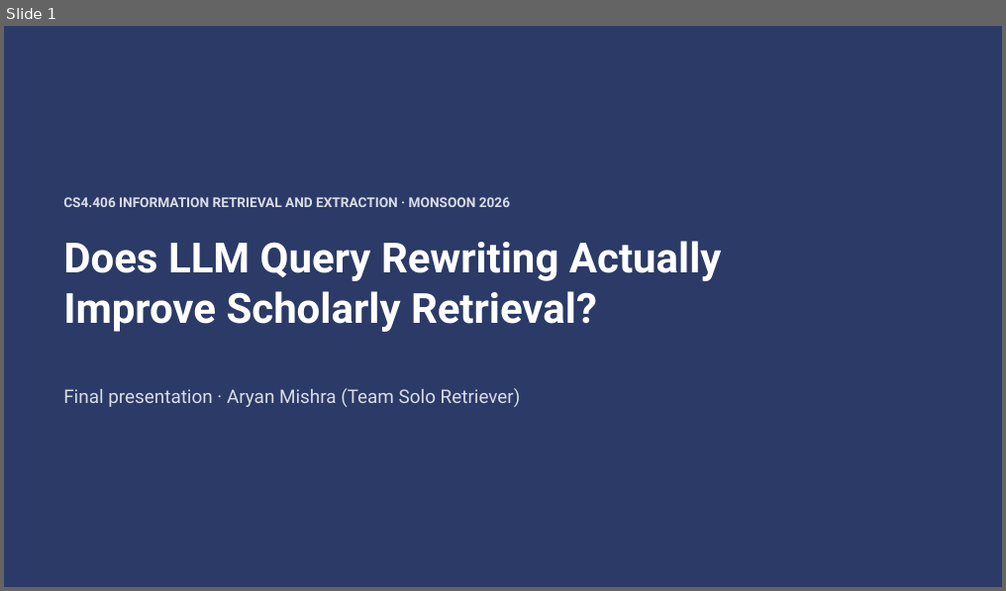
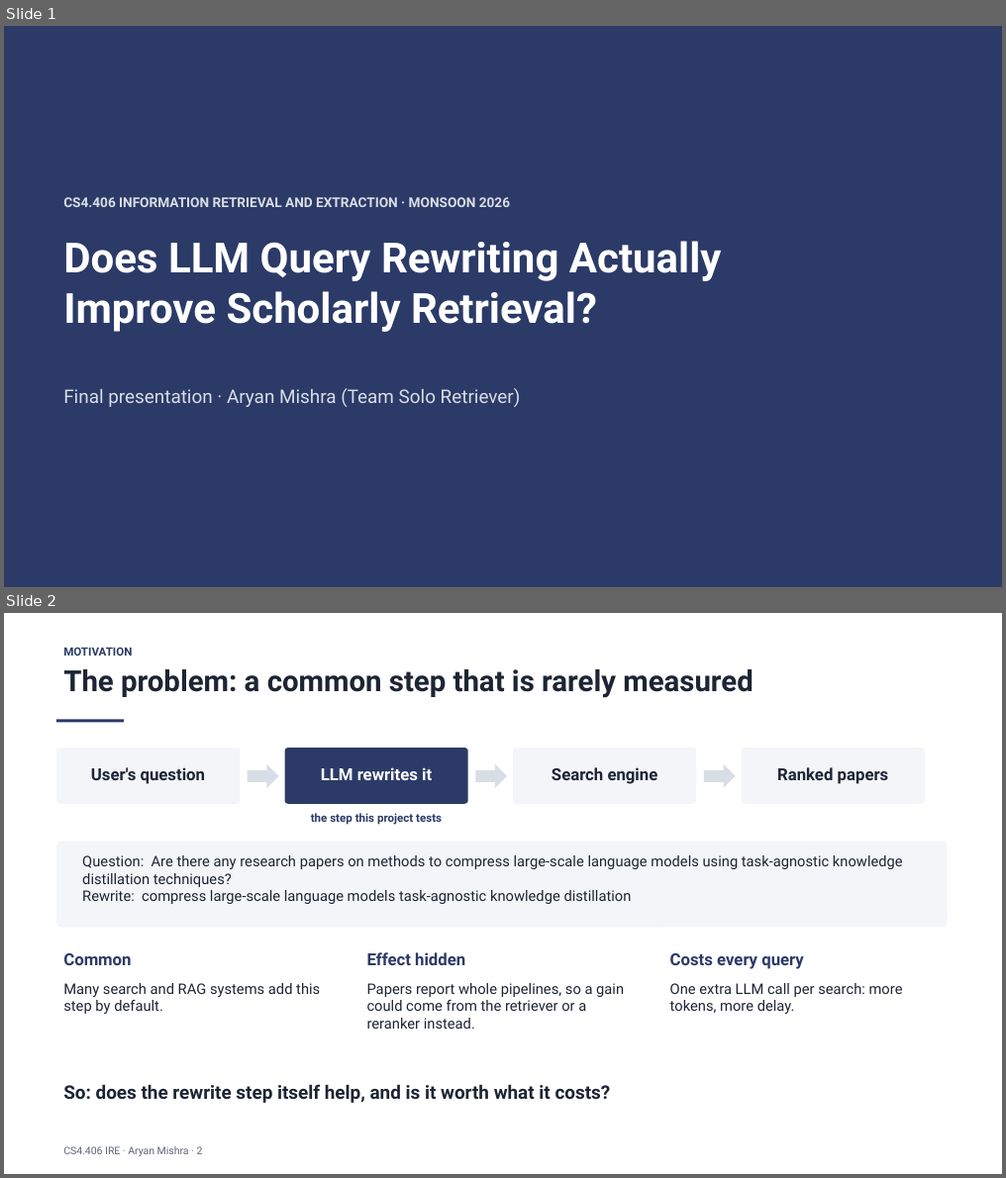
Before and after one commit to aryanmishra777/ire-project-final, a slide deck: slides/deck.pptx. Shown one above the other, each under a label of ours: slide 1 before the commit, slides 1 and 2 after it. The pictures are 1006x591 and 1006x1178 pixels, drawn with LibreOffice and Linux fonts; fonts in the diff are those of the drawing. Boxes give left, top, right and bottom in pixels: in the first picture for what was removed or moved away, otherwise in the second. Text is boxed around its words. In the diff, an @@ line names an element or a change of style, - is before the commit and + after.

Commit message:
Rework the motivation slide around a real rewrite example

```diff
--- a/slides/deck.pptx
+++ b/slides/deck.pptx
@@ slide 2 added at box(4, 613, 1002, 1174), background #FFFFFF @@
@@ text added at box(63, 647, 132, 656), 11 pt, text #2B3A67, bold @@
+MOTIVATION
@@ text added at box(63, 669, 753, 698), 28 pt, text #1D2433, bold @@
+The problem: a common step that is rarely measured
@@ rectangle added at box(56, 719, 124, 722), fill #2B3A67 @@
@@ rounded rectangle added at box(56, 748, 240, 804), fill #F3F5F9 @@
@@ rounded rectangle added at box(285, 748, 468, 804), fill #2B3A67 @@
@@ rounded rectangle added at box(513, 748, 696, 804), fill #F3F5F9 @@
@@ rounded rectangle added at box(742, 748, 925, 804), fill #F3F5F9 @@
@@ text added at box(91, 767, 206, 784), 16 pt, text #1D2433, bold @@
+User's question
@@ right arrow added at box(248, 764, 279, 788), fill #D9DDE5 @@
@@ text added at box(321, 767, 432, 780), 16 pt, text #FFFFFF, bold @@
+LLM rewrites it
@@ right arrow added at box(475, 764, 507, 788), fill #D9DDE5 @@
@@ text added at box(551, 767, 658, 784), 16 pt, text #1D2433, bold @@
+Search engine
@@ right arrow added at box(704, 764, 736, 788), fill #D9DDE5 @@
@@ text added at box(777, 767, 889, 784), 16 pt, text #1D2433, bold @@
+Ranked papers
@@ text added at box(311, 813, 442, 825), 11 pt, text #2B3A67, bold @@
+the step this project tests
@@ rounded rectangle added at box(56, 842, 947, 928), fill #F3F5F9 @@
@@ text added at box(82, 856, 903, 904), 14 pt, text #1D2433 @@
+Question: Are there any research papers on methods to compress large-scale language models using task-agnostic knowledge distillation techniques?
+Rewrite: compress large-scale language models task-agnostic knowledge distillation
@@ text added at box(63, 954, 131, 965), 16 pt, text #2B3A67, bold @@
+Common
@@ text added at box(367, 953, 465, 965), 16 pt, text #2B3A67, bold @@
+Effect hidden
@@ text added at box(670, 954, 804, 969), 16 pt, text #2B3A67, bold @@
+Costs every query
@@ text added at box(63, 983, 320, 1014), 14 pt, text #1D2433 @@
+Many search and RAG systems add this step by default.
@@ text added at box(367, 983, 624, 1029), 14 pt, text #1D2433 @@
+Papers report whole pipelines, so a gain could come from the retriever or a reranker instead.
@@ text added at box(670, 983, 903, 1014), 14 pt, text #1D2433 @@
+One extra LLM call per search: more tokens, more delay.
@@ text added at box(63, 1084, 611, 1103), 18 pt, text #1D2433, bold @@
+So: does the rewrite step itself help, and is it worth what it costs?
@@ text added at box(63, 1147, 203, 1157), 10 pt, text #5B6475 @@
+CS4.406 IRE · Aryan Mishra · 2
```
Also in this commit, not shown: 1 slide removed, 5 other files.
